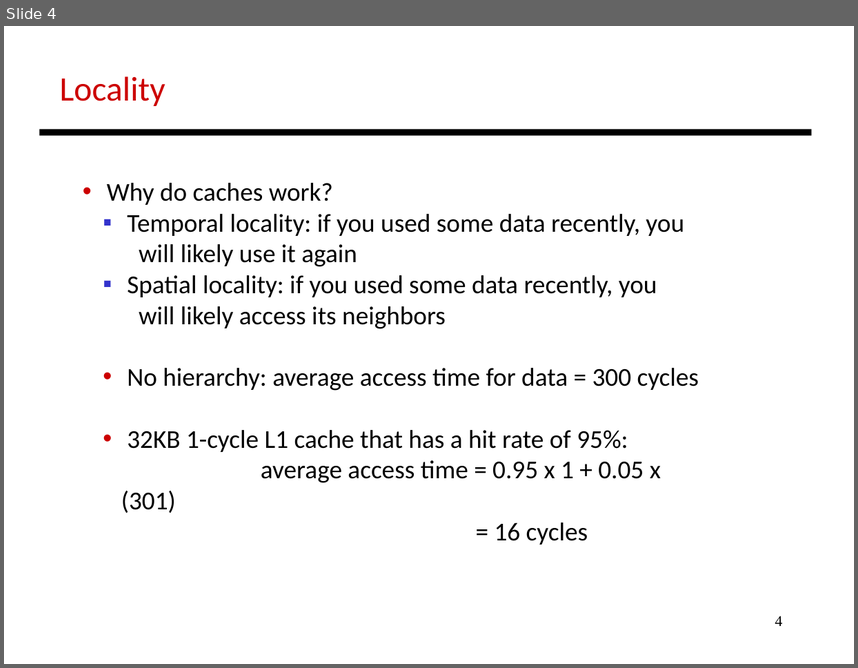
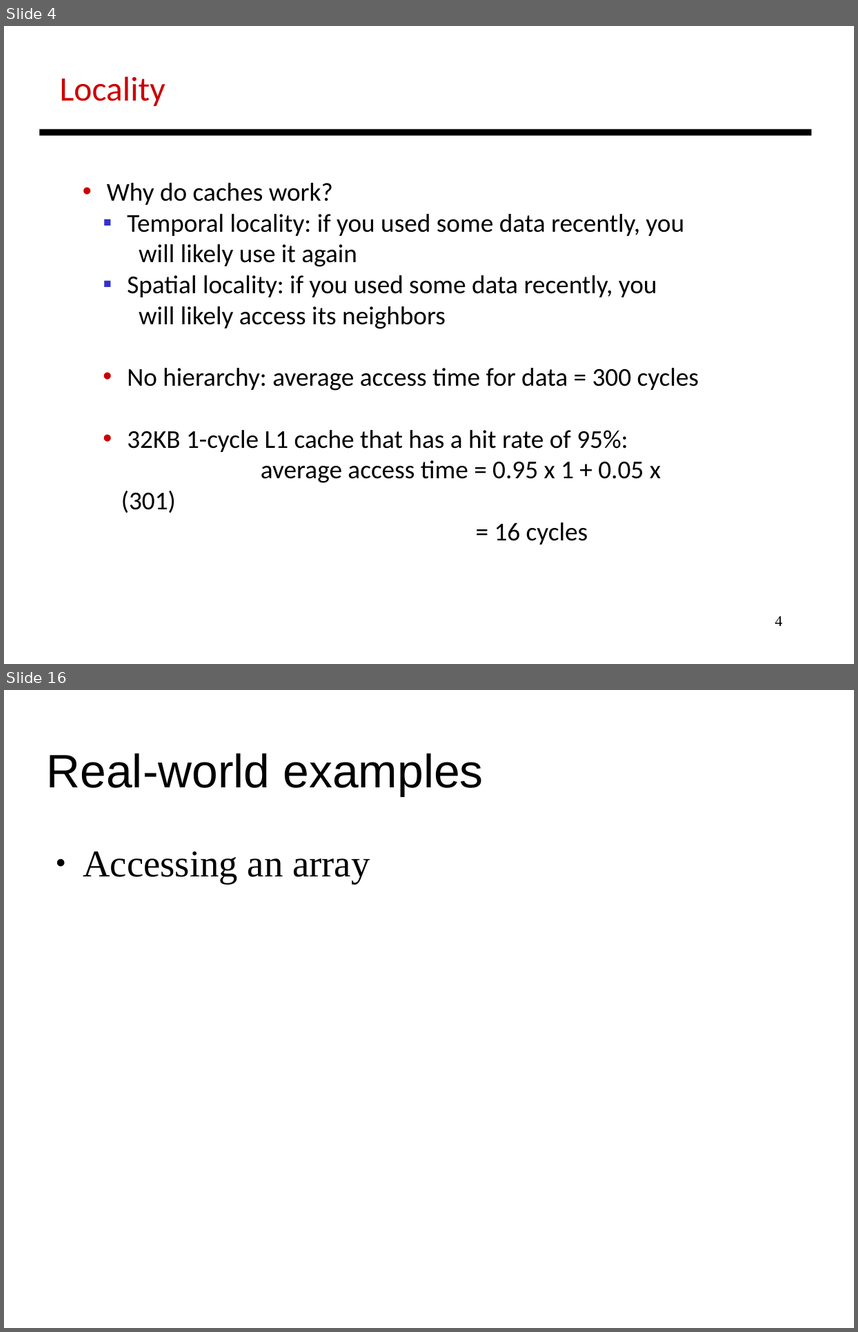
Before and after one commit to antonburtsev/cs3810, a slide deck: lectures/lecture15-caches/lecture15-caches.odp. Shown one above the other, each under a label of ours: slide 4 before the commit, slides 4 and 16 after it; the slides between them are not shown. The pictures are 858x668 and 858x1332 pixels, drawn with LibreOffice and Linux fonts; fonts in the diff are those of the drawing. Boxes give left, top, right and bottom in pixels: in the first picture for what was removed or moved away, otherwise in the second. Text is boxed around its words. In the diff, an @@ line names an element or a change of style, - is before the commit and + after.

```diff
--- a/lectures/lecture15-caches/lecture15-caches.odp
+++ b/lectures/lecture15-caches/lecture15-caches.odp
@@ slide 16 added at (4,690,854,1328), background #FFFFFF @@
@@ title added at (47,753,483,796), 43.7 pt, text #000000 @@
+Real-world examples
@@ text added at (83,851,370,884), 35.3 pt, text #000000 @@
+● Accessing an array
```
Also in this commit, not shown: 12 other slides added, 2 other files.
